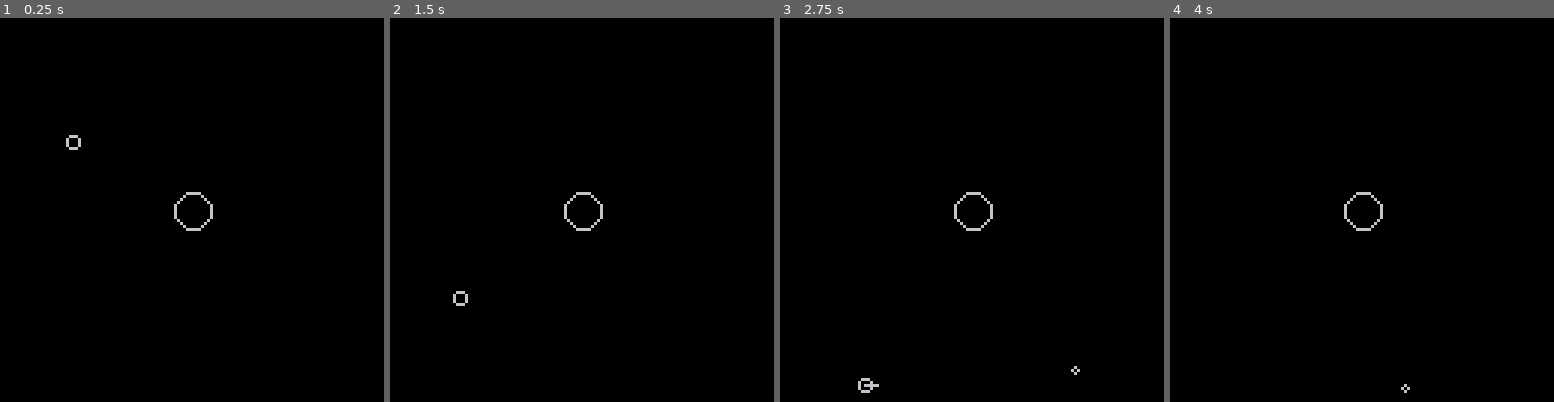
Above: before the commit, frames 1-4 (left to right).
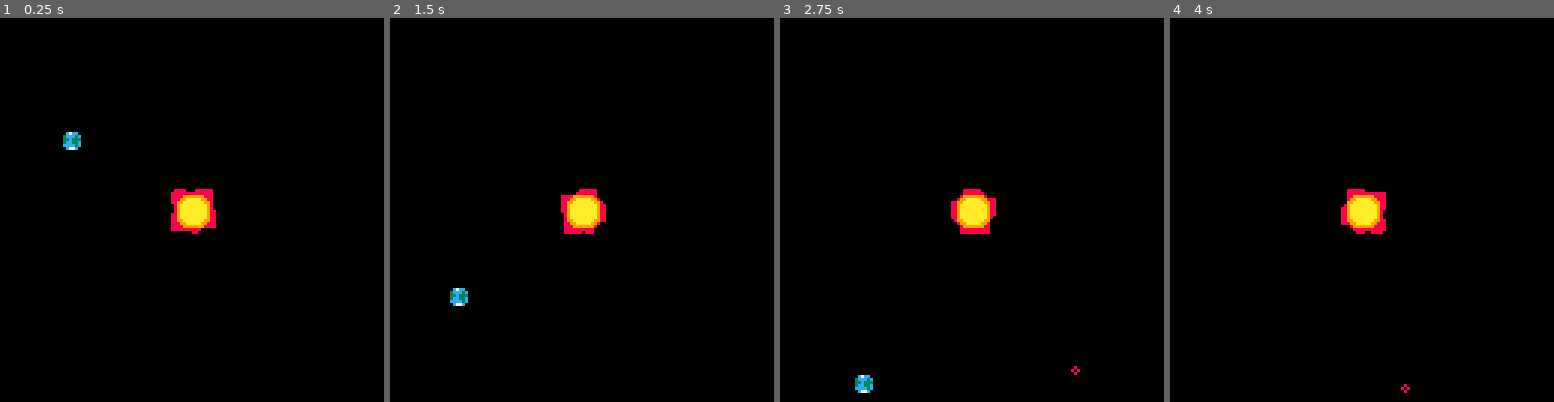
Above: after the commit, the same moments.

Repository: felix-berg/kjam
Game: PICO-8 cartridge proofofconcept.p8
The game is run twice, just before and just after one commit, with the same random seed, the same clock (stepped at 60 frames per second) and the same inputs.
Inputs:
- Up to frame 1 (0.25 s): no input
- Up to frame 2 (1.5 s): tap X (X key) at 0.33, 1.07 s; tap O (Z key) at 0.7 s
- Up to frame 3 (2.75 s): hold Right 1.6-2.1 s; tap O (Z key) at 1.7, 2.1, 2.5 s; tap X (X key) at 1.85 s; hold Up 2.15-2.42 s; hold Right from 2.47 s (still down)
- Up to frame 4 (4 s): tap O (Z key) at 2.9, 3.3, 3.7 s; tap X (X key) at 2.97 s; release Right at 3.03 s; hold Left 3.08-3.58 s; hold Down 3.63-3.97 s

The runs differ from the first frame. In frame 1, 1.4% of the frame differs, in the area x 16-57%, y 29-57%; in frame 2, 1.3%; in frame 3, 1.3%; in frame 4, 1.2%.

Commit message:
Earth and sun

Diff:
--- a/body.lua
+++ b/body.lua
@@ -5,7 +5,7 @@
 local PROJECTILE = 3
 
 local bodymt = {}
-bodymt.__index = bodymt;
+bodymt.__index = bodymt
 
 function make_body(pos, vel, mass, radius, type)
     local sb = {
--- a/proofofconcept.p8
+++ b/proofofconcept.p8
@@ -122,34 +122,82 @@
     update_bodies()
 end
 
+---draw---
+
+function draw_sun(x, y)
+    for i = -7, 7 do
+        for j = -7, 7 do
+            local dist = sqrt(i * i + j * j)
+            local angle = atan2(j, i)
+            if dist < 5 then
+                pset(x + i, y + j, 10)
+            elseif dist < 6 then
+                pset(x + i, y + j, 9)
+            elseif dist < 8 + 1.5 * sin(4.5 * angle + 0.2 * time()) then
+                pset(x + i, y + j, 8)
+            end
+        end
+    end
+end
+
 function _draw()
     cls()
+    fillp()
+    palt(0, true)
+
+    for _, v in ipairs(bodies) do
+        local s = screen_space(v.pos)
+        local r = screen_space(v.radius)
+        if v.type == PLANET then
+            spr(1, s.x - 4, s.y - 4)
+        elseif v.type == SUN then
+            draw_sun(s.x, s.y)
+        else
+            circ(s.x, s.y, r)
+        end
+    end
+
     for _, v in ipairs(static_bodies) do
-        local s = v.pos * world_scale
-        local r = v.radius * world_scale
-        circ(s.x, s.y, r)
-    end
-
-    for _, v in ipairs(bodies) do
-        local s = v.pos * world_scale
-        local r = v.radius * world_scale
-        circ(s.x, s.y, r)
-    end
-
-    for _, player in ipairs(players) do
-        if player.controldir.x != 0 or player.controldir.y != 0 then
-            local p = player.body.pos * world_scale
-            local d = player.controldir:unit() * 0.4 * world_scale
-            line(p.x, p.y, p.x + d.x, p.y + d.y)
-        end
-    end
-end
-…(9 lines of a section not shown)…
+        local s = screen_space(v.pos)
+        local r = screen_space(v.radius)
+        if v.type == SUN then
+            draw_sun(s.x, s.y)
+        else
+            circ(s.x, s.y, r)
+        end
+
+    end
+end
+…(33 lines of a section not shown)…
Not shown, changed: 30 lines of the sprite sheet (__gfx__) section of proofofconcept.p8
